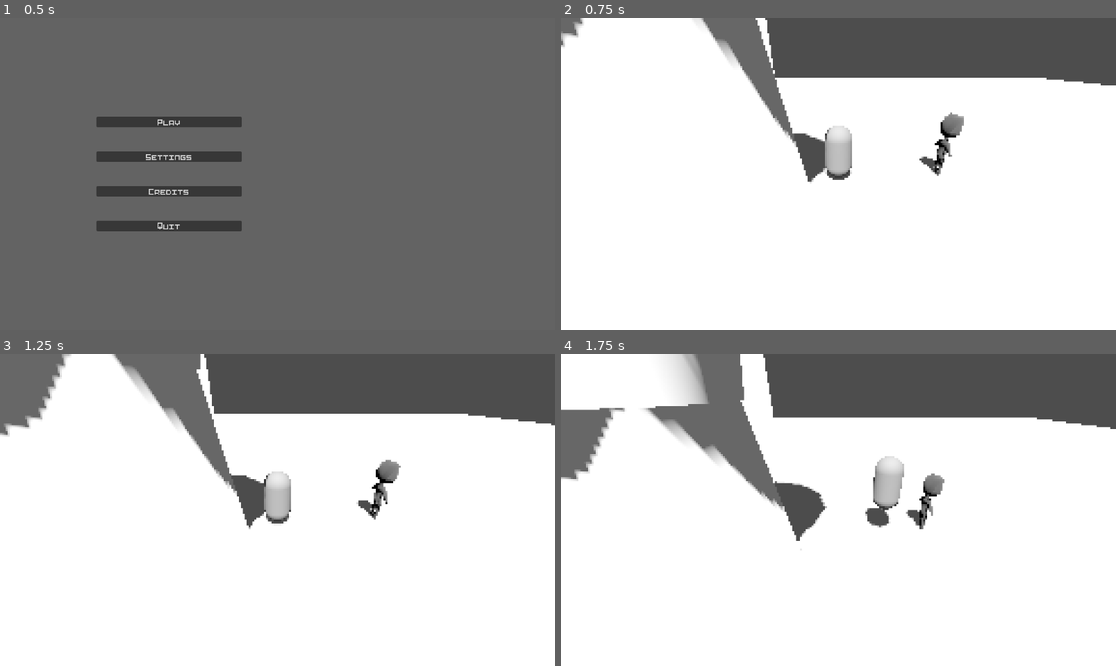
Above: before the commit, frames 1-4 (two rows, left to right).
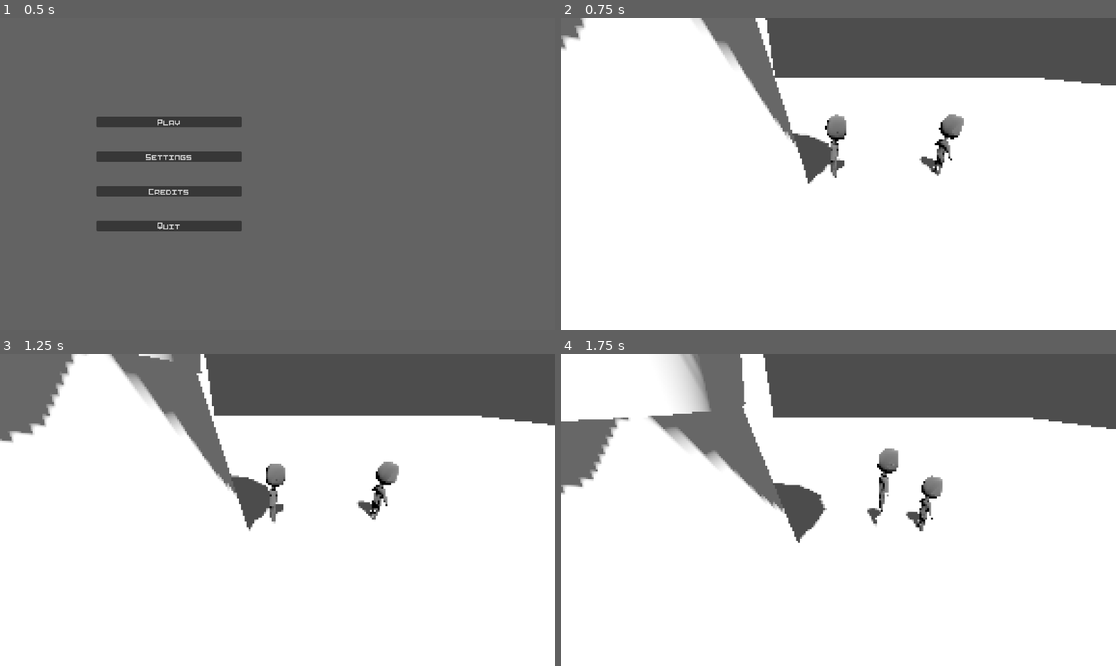
Above: after the commit, the same moments.

Repository: torbenvanassche/PirateSoftwareJam15
Game: Godot game, scene res://scenes/main.tscn
Same seed, same stepped clock (60 frames per second), same inputs: the game is played once before the commit and once after it.
Inputs (mouse positions are in pixels of both pictures, inside the frame that each line leads up to):
- Up to frame 1 (0.5 s): no input
- Up to frame 2 (0.75 s): click "Play" at 0.5 s
- Up to frame 3 (1.25 s): no input
- Up to frame 4 (1.75 s): tap Enter (ui_accept) at 1.25, 1.52 s; move the mouse to (960, 494) at 1.27 s; hold D (right) from 1.28 s (still down); right-click (960, 494) at 1.35 s; click (960, 494) at 1.42 s

Frame 1 is identical in both runs. In frame 2, 1.3% of the frame differs, in the area x 0-95%, y 0-54%; in frame 3, 2.9%; in frame 4, 3.5%, in the area x 0-99%, y 0-61%.

Commit message:
updated placeholder character with the character base

Diff:
--- a/GameProject/scenes/character.tscn
+++ b/GameProject/scenes/character.tscn
@@ -1,11 +1,13 @@
-[gd_scene load_steps=5 format=3 uid="uid://cwycwp30gjjet"]
+[gd_scene load_steps=6 format=3 uid="uid://cwycwp30gjjet"]
 
 [ext_resource type="Script" path="res://player/character_controller.gd" id="1_70u55"]
 [ext_resource type="Script" path="res://inventory/scripts/inventory.gd" id="2_pnb6b"]
+[ext_resource type="PackedScene" uid="uid://c7mckeqrkh8i5" path="res://models/Character.glb" id="3_q4ok2"]
 
 [sub_resource type="CapsuleMesh" id="CapsuleMesh_63u1p"]
 
 [sub_resource type="CapsuleShape3D" id="CapsuleShape3D_42esf"]
+radius = 1.0
 
 [node name="CharacterBody3D" type="CharacterBody3D" node_paths=PackedStringArray("inventory")]
 transform = Transform3D(1, 0, 0, 0, 1, 0, 0, 0, 1, 0, 1.11559, 0)
@@ -13,12 +15,17 @@
 inventory = NodePath("inventory")
 
 [node name="MeshInstance3D" type="MeshInstance3D" parent="."]
+visible = false
 mesh = SubResource("CapsuleMesh_63u1p")
 
 [node name="CollisionShape3D" type="CollisionShape3D" parent="."]
+transform = Transform3D(0.932612, 0, 0, 0, 0.932612, 0, 0, 0, 0.932612, -0.127017, -0.191895, 0)
 shape = SubResource("CapsuleShape3D_42esf")
 
 [node name="inventory" type="Node" parent="."]
 script = ExtResource("2_pnb6b")
 unlocked_slots = 4
 max_slots = 16
+
+[node name="Character" parent="." instance=ExtResource("3_q4ok2")]
+transform = Transform3D(1, 0, 0, 0, 1, 0, 0, 0, 1, 0, -1.11559, 0)
